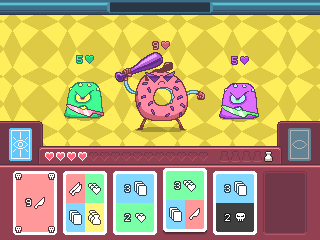
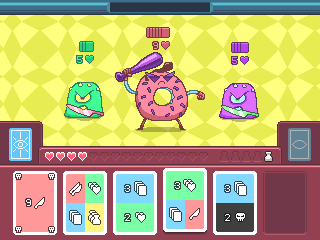
Comparing the layer stacks of the two w=320, h=240 images. Changes:
painted on "gumdrop copy" over bbox(231, 42, 249, 53)
painted on "donut 1" over bbox(146, 27, 170, 38)
painted on "gumdrop" over bbox(79, 41, 94, 52)
painted on "cards" over bbox(88, 179, 196, 217)
painted on "hud" over bbox(40, 121, 280, 217)
painted on "pattern 0" over bbox(0, 15, 320, 189)
painted on "background" over bbox(0, 15, 320, 217)
